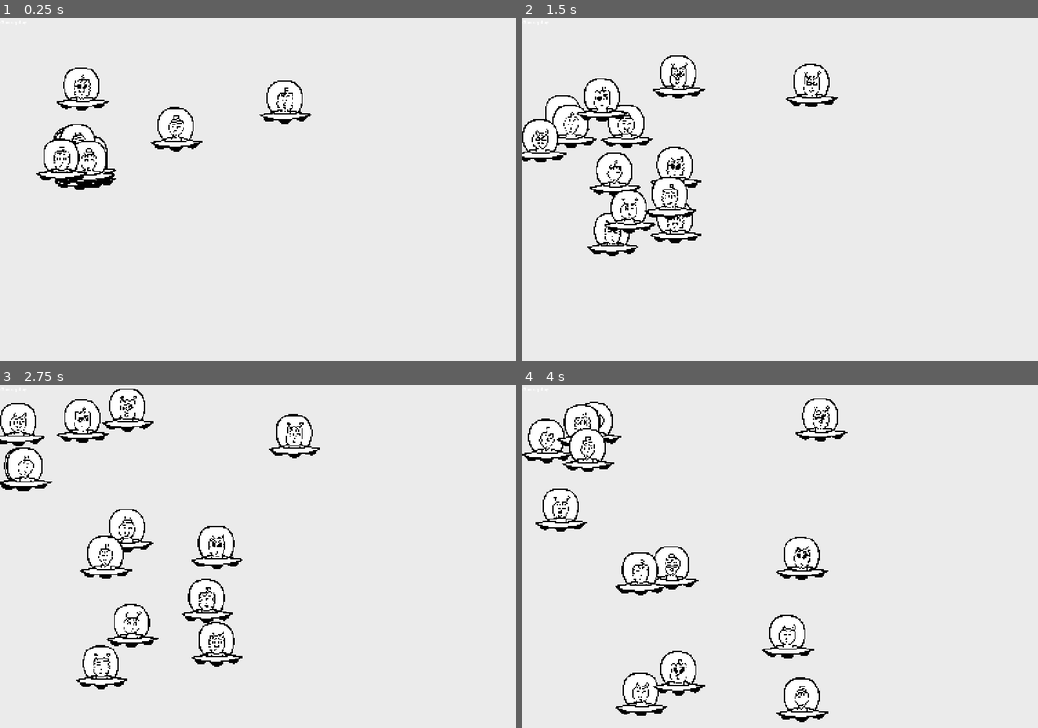
Above: before the commit, frames 1-4 (two rows, left to right).
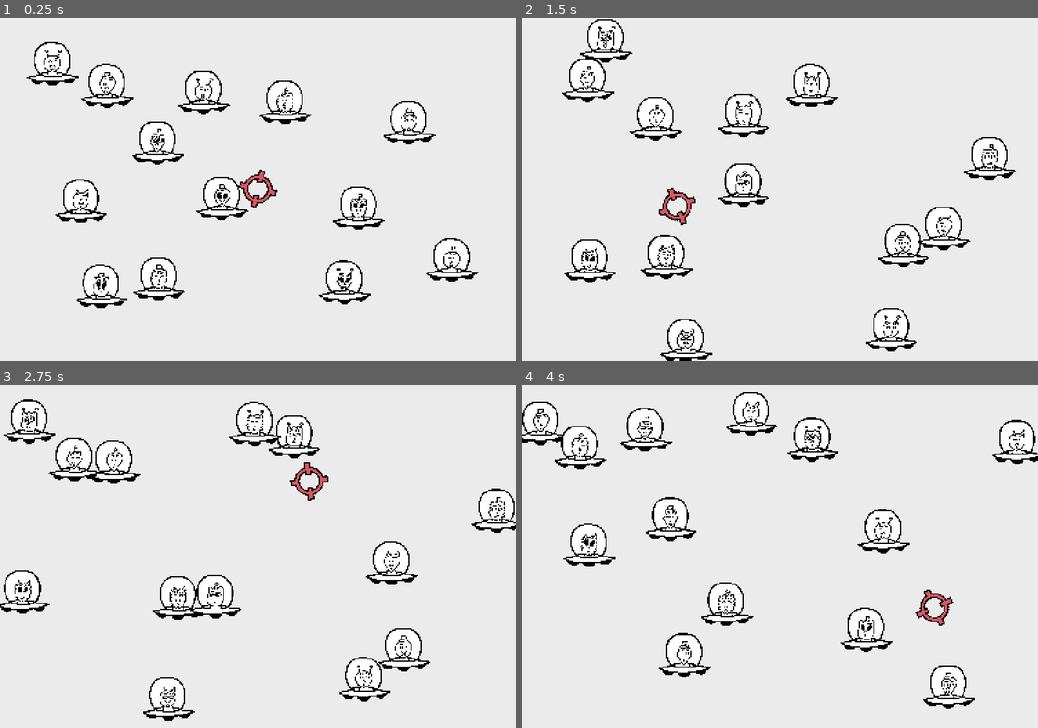
Above: after the commit, the same moments.

Repository: Pablo01bm/jaen-jam
Game: Godot game, scene res://scenes/gameplay/Gameplay.tscn
Two runs of this game, one before a commit and one after it. Both use one fixed random seed, a clock stepped at 60 frames per second and the inputs below. This scene is started directly instead of the project's main scene.
Inputs (mouse positions are in pixels of both pictures, inside the frame that each line leads up to):
- Up to frame 1 (0.25 s): no input
- Up to frame 2 (1.5 s): move the mouse to (893, 172) at 0.52 s; click (893, 172) at 0.6 s; move the mouse to (676, 206) at 1.27 s; tap R (rumble) at 1.35 s
- Up to frame 3 (2.75 s): click (154, 573) at 1.55 s; move the mouse to (309, 481) at 2.02 s; click (309, 481) at 2.1 s
- Up to frame 4 (4 s): move the mouse to (754, 625) at 2.77 s; click (754, 625) at 2.85 s; move the mouse to (934, 607) at 3.52 s; tap R (rumble) at 3.6 s; click (934, 607) at 3.8 s

The runs differ from the first frame. In frame 1, 4.8% of the frame differs, in the area x 5-93%, y 6-85%; in frame 2, 6.0%; in frame 3, 6.3%; in frame 4, 6.7%, in the area x 0-100%, y 2-99%.

Commit message:
Added level logic and bad guy logic and kill alien logic

Diff:
--- a/autoload/game_globals.gd
+++ b/autoload/game_globals.gd
@@ -1 +1,19 @@
 extends Node
+
+## Orden en el que se juegan los niveles.
+const LEVELS := [
+	"res://scenes/Level/LevelA/LevelA.tscn",
+	"res://scenes/Level/LevelB/LevelB.tscn",
+	"res://scenes/Level/LevelC/LevelC.tscn",
+]
+
+const GAME_COMPLETED_SCENE := ""
+const GAME_OVER_SCENE := ""
+
+var current_level_index: int = 0
+var score: int = 0
+
+
+func reset() -> void:
+	current_level_index = 0
+	score = 0
--- a/autoload/game_manager.gd
+++ b/autoload/game_manager.gd
@@ -1 +1,25 @@
 extends Node
+
+
+func register_level(level: Level) -> void:
+	if not level.level_completed.is_connected(_on_level_completed):
+		level.level_completed.connect(_on_level_completed)
+
+
+func start_game() -> void:
+	GameGlobals.reset()
+	get_tree().change_scene_to_file(GameGlobals.LEVELS[0])
+
+
+func _on_level_completed() -> void:
+	GameGlobals.current_level_index += 1
+
+	if GameGlobals.current_level_index >= GameGlobals.LEVELS.size():
+		get_tree().change_scene_to_file(GameGlobals.GAME_COMPLETED_SCENE)
+	else:
+		var next_level_path: String = GameGlobals.LEVELS[GameGlobals.current_level_index]
+		get_tree().change_scene_to_file(next_level_path)
+
+
+func game_over() -> void:
+	get_tree().change_scene_to_file(GameGlobals.GAME_OVER_SCENE)
--- a/scenes/Alien/Alien.tscn
+++ b/scenes/Alien/Alien.tscn
@@ -16,7 +16,8 @@
 radius = 9.29432
 
 [node name="Alien" type="CharacterBody2D" unique_id=1485095013]
-collision_layer = 2
+collision_layer = 3
+collision_mask = 3
 script = ExtResource("1_23cvm")
 
 [node name="Ovni" type="Node2D" parent="." unique_id=1608249517]
--- a/scenes/Alien/alien.gd
+++ b/scenes/Alien/alien.gd
@@ -1,8 +1,13 @@
 extends CharacterBody2D
+class_name Alien
+
+signal died(alien: Alien)
 
 var SPEED_X = RandomNumberGenerator.new()
 var SPEED_Y = RandomNumberGenerator.new()
 var RANDOM = RandomNumberGenerator.new()
+
+var is_hijoputa: bool = false
 
 @onready var face = %AlienFace
 
@@ -28,3 +33,23 @@
 
 func reroll_features():
 	face.randomize_face()
+
+func set_hijoputa(value: bool) -> void:
+	is_hijoputa = value
+
+func get_face_signature() -> Array:
+	var signature = []
+	for value in face.attributes:
+		signature.append(int(value))
+	return signature
+
+func has_same_face_as(other: Alien) -> bool:
+	return get_face_signature() == other.get_face_signature()
+
+# Llamar desde el sistema de disparo cuando el alien recibe un impacto
+func receive_hit() -> void:
+	die()
+
+func die() -> void:
+	died.emit(self)
+	queue_free()
--- /dev/null
+++ b/scenes/Level/Level.tscn
@@ -0,0 +1,6 @@
+[gd_scene format=3 uid="uid://d3lwdmwsvb7bl"]
+
+[ext_resource type="Script" uid="uid://dbwg2lodhtsc7" path="res://scenes/Level/level.gd" id="1_q3201"]
+
+[node name="Level" type="Node2D" unique_id=1784883687]
+script = ExtResource("1_q3201")
--- /dev/null
+++ b/scenes/Level/LevelA/LevelA.tscn
@@ -0,0 +1,52 @@
+[gd_scene format=3 uid="uid://c0r3fkk3u47ad"]
+
+[ext_resource type="Script" uid="uid://dbwg2lodhtsc7" path="res://scenes/Level/level.gd" id="1_pth44"]
+[ext_resource type="PackedScene" uid="uid://bovf6uisn75g4" path="res://scenes/TestingBouncing/TestingBouncing.tscn" id="2_ceoao"]
+[ext_resource type="PackedScene" uid="uid://dkhfai5amj0mv" path="res://scenes/Alien/Alien.tscn" id="3_xjaht"]
+[ext_resource type="PackedScene" uid="uid://djwh6m25juddv" path="res://scenes/player/Player.tscn" id="4_ceoao"]
+
+[node name="LevelA" type="Node2D" unique_id=1252264966]
+script = ExtResource("1_pth44")
+
+[node name="TestingBouncing" parent="." unique_id=633372936 instance=ExtResource("2_ceoao")]
+
+[node name="Player" parent="." unique_id=126226238 instance=ExtResource("4_ceoao")]
+
+[node name="Alien" parent="." unique_id=1485095013 instance=ExtResource("3_xjaht")]
+position = Vector2(1034, 528)
+
+[node name="Alien2" parent="." unique_id=2002073948 instance=ExtResource("3_xjaht")]
+position = Vector2(326, 221)
+
+[node name="Alien3" parent="." unique_id=905469524 instance=ExtResource("3_xjaht")]
+position = Vector2(830, 249)
+
+[node name="Alien4" parent="." unique_id=545454846 instance=ExtResource("3_xjaht")]
+position = Vector2(205, 499)
+
+[node name="Alien5" parent="." unique_id=806084223 instance=ExtResource("3_xjaht")]
+position = Vector2(1334, 718)
+
+[node name="Alien6" parent="." unique_id=552445047 instance=ExtResource("3_xjaht")]
+position = Vector2(475, 371)
+
+[node name="Alien7" parent="." unique_id=1918898411 instance=ExtResource("3_xjaht")]
+position = Vector2(150, 120)
+
+[node name="Alien8" parent="." unique_id=2004046912 instance=ExtResource("3_xjaht")]
+position = Vector2(590, 175)
+
+[node name="Alien9" parent="." unique_id=2147357109 instance=ExtResource("3_xjaht")]
+position = Vector2(992, 739)
+
+[node name="Alien10" parent="." unique_id=1156260577 instance=ExtResource("3_xjaht")]
+position = Vector2(264, 772)
+
+[node name="Alien11" parent="." unique_id=1766448357 instance=ExtResource("3_xjaht")]
+position = Vector2(648, 545)
+
+[node name="Alien12" parent="." unique_id=139766061 instance=ExtResource("3_xjaht")]
+position = Vector2(1161, 280)
+
+[node name="Alien13" parent="." unique_id=1799475700 instance=ExtResource("3_xjaht")]
+position = Vector2(509, 740)
--- /dev/null
+++ b/scenes/Level/level.gd
@@ -0,0 +1,80 @@
+extends Node2D
+class_name Level
+
+## Emitido cuando los 3 hijoputas han sido dedeados
+signal level_completed
+
+const HIJOPUTA_COUNT := 3
+const MAX_REROLL_TRIES := 30
+
+@export var velocidad: float = 150.0
+
+var m_aliens: Array[Alien] = []
+var m_hijoputas: Array[Alien] = []
+
+
+func _ready() -> void:
+	_collect_aliens()
+	_generate_hijoputas()
+	GameManager.register_level(self)
+
+
+func _collect_aliens() -> void:
+	m_aliens.clear()
+	for child in get_children():
+		if child is Alien:
+			m_aliens.append(child)
+			child.died.connect(_on_alien_died)
+
+
+func _generate_hijoputas() -> void:
+	print("GENERANDO MAMAHUEVOS")
+	m_hijoputas.clear()
+
+	if m_aliens.size() < HIJOPUTA_COUNT:
+		push_warning("Level: no hay suficientes alienigenas puteros para elegir %d hijoputas" % HIJOPUTA_COUNT)
+		return
+
+	var candidates := m_aliens.duplicate()
+	candidates.shuffle()
+
+	for i in range(HIJOPUTA_COUNT):
+		var alien: Alien = candidates[i]
+		alien.set_hijoputa(true)
+		m_hijoputas.append(alien)
+
+	# Una vez decididos los 3 pues que no se parezcan manin
+	for hijoputa in m_hijoputas:
+		_ensure_unique_face(hijoputa)
+
+# Este metodo cogelo con pinzas, hice lo que pude
+func _ensure_unique_face(alien: Alien) -> void:
+	var tries := 0
+	while _face_collides(alien) and tries < MAX_REROLL_TRIES:
+		alien.reroll_features()
+		tries += 1
+
+	if tries >= MAX_REROLL_TRIES:
+		push_warning("Level: no se pudo generar una cara única para %s tras %d intentos" % [alien.name, MAX_REROLL_TRIES])
+
+
+func _face_collides(alien: Alien) -> bool:
+	for other in m_aliens:
+		if other == alien:
+			continue
+		if alien.has_same_face_as(other):
+			return true
+	return false
+
+
+func _on_alien_died(alien: Alien) -> void:
+	if not alien.is_hijoputa:
+		return
+
+	m_hijoputas.erase(alien)
+	if m_hijoputas.is_empty():
+		_check_victory()
+
+
+func _check_victory() -> void:
+	level_completed.emit()
--- a/scenes/gameplay/Gameplay.tscn
+++ b/scenes/gameplay/Gameplay.tscn
@@ -1,52 +1,11 @@
 [gd_scene format=3 uid="uid://cwwdgh5o7fgjr"]
 
-[ext_resource type="PackedScene" uid="uid://bovf6uisn75g4" path="res://scenes/TestingBouncing/TestingBouncing.tscn" id="1_hhfdu"]
-[ext_resource type="PackedScene" uid="uid://dkhfai5amj0mv" path="res://scenes/Alien/Alien.tscn" id="2_1l7o1"]
+[ext_resource type="Script" uid="uid://b12jy4ur0vy7k" path="res://scenes/gameplay/gameplay.gd" id="1_1l7o1"]
 
 [node name="Gameplay" type="Node2D" unique_id=179578108]
+script = ExtResource("1_1l7o1")
 
 [node name="Label" type="Label" parent="." unique_id=1042699431]
 offset_right = 40.0
 offset_bottom = 23.0
 text = "Gameplay"
-
-[node name="TestingBouncing" parent="." unique_id=633372936 instance=ExtResource("1_hhfdu")]
-
-[node name="Alien" parent="TestingBouncing" unique_id=1485095013 instance=ExtResource("2_1l7o1")]
-position = Vector2(229, 180)
-
-[node name="Alien2" parent="TestingBouncing" unique_id=1043364454 instance=ExtResource("2_1l7o1")]
-position = Vector2(527, 350)
-
-[node name="Alien3" parent="TestingBouncing" unique_id=655139499 instance=ExtResource("2_1l7o1")]
-position = Vector2(830, 249)
-
-[node name="Alien4" parent="TestingBouncing" unique_id=2131678475 instance=ExtResource("2_1l7o1")]
-position = Vector2(229, 394)
-
-[node name="Alien5" parent="TestingBouncing" unique_id=540333937 instance=ExtResource("2_1l7o1")]
-position = Vector2(229, 394)
-
-[node name="Alien6" parent="TestingBouncing" unique_id=1260693852 instance=ExtResource("2_1l7o1")]
-position = Vector2(229, 394)
-
-[node name="Alien7" parent="TestingBouncing" unique_id=464710389 instance=ExtResource("2_1l7o1")]
-position = Vector2(229, 394)
-
-[node name="Alien8" parent="TestingBouncing" unique_id=509568830 instance=ExtResource("2_1l7o1")]
-position = Vector2(229, 394)
-
-[node name="Alien9" parent="TestingBouncing" unique_id=763163552 instance=ExtResource("2_1l7o1")]
-position = Vector2(229, 394)
-
-[node name="Alien10" parent="TestingBouncing" unique_id=1436063938 instance=ExtResource("2_1l7o1")]
-position = Vector2(229, 394)
-
-[node name="Alien11" parent="TestingBouncing" unique_id=651960408 instance=ExtResource("2_1l7o1")]
-position = Vector2(229, 394)
-
-[node name="Alien12" parent="TestingBouncing" unique_id=1414587208 instance=ExtResource("2_1l7o1")]
-position = Vector2(229, 394)
-
-[node name="Alien13" parent="TestingBouncing" unique_id=2145954485 instance=ExtResource("2_1l7o1")]
-position = Vector2(229, 394)
--- /dev/null
+++ b/scenes/gameplay/gameplay.gd
@@ -0,0 +1,6 @@
+extends Node2D
+
+
+func _ready() -> void:
+	print("HOLA")
+	GameManager.start_game()
--- a/scenes/player/Player.tscn
+++ b/scenes/player/Player.tscn
@@ -2,16 +2,24 @@
 
 [ext_resource type="Script" uid="uid://b61v1l040aqb5" path="res://scenes/player/player.gd" id="1_gfjak"]
 [ext_resource type="Texture2D" uid="uid://in4oglso3dn8" path="res://scenes/player/heircross.png" id="1_wr5hl"]
+
+[sub_resource type="CircleShape2D" id="CircleShape2D_2mw1b"]
 
 [node name="Player" type="Node2D" unique_id=126226238]
 z_index = 10
 script = ExtResource("1_gfjak")
 
 [node name="Heircross" type="Area2D" parent="." unique_id=1278668603]
+collision_layer = 0
+collision_mask = 2
 
 [node name="Sprite2D" type="Sprite2D" parent="Heircross" unique_id=548877180]
 texture = ExtResource("1_wr5hl")
 
+[node name="CollisionShape2D" type="CollisionShape2D" parent="Heircross" unique_id=246887953]
+scale = Vector2(1.795, 1.795)
+shape = SubResource("CircleShape2D_2mw1b")
+
 [node name="AfterShoot" type="Timer" parent="." unique_id=1624877960]
 wait_time = 0.75
 one_shot = true
--- a/scenes/player/player.gd
+++ b/scenes/player/player.gd
@@ -11,3 +11,10 @@
 
 	if Input.is_action_just_pressed("shoot"):
 		$AfterShoot.start()
+		_shoot()
+
+
+func _shoot() -> void:
+	for body in $Heircross.get_overlapping_bodies():
+		if body is Alien:
+			body.receive_hit()
Not shown, added: scenes/Level/level.gd.uid
Not shown, added: scenes/gameplay/gameplay.gd.uid
